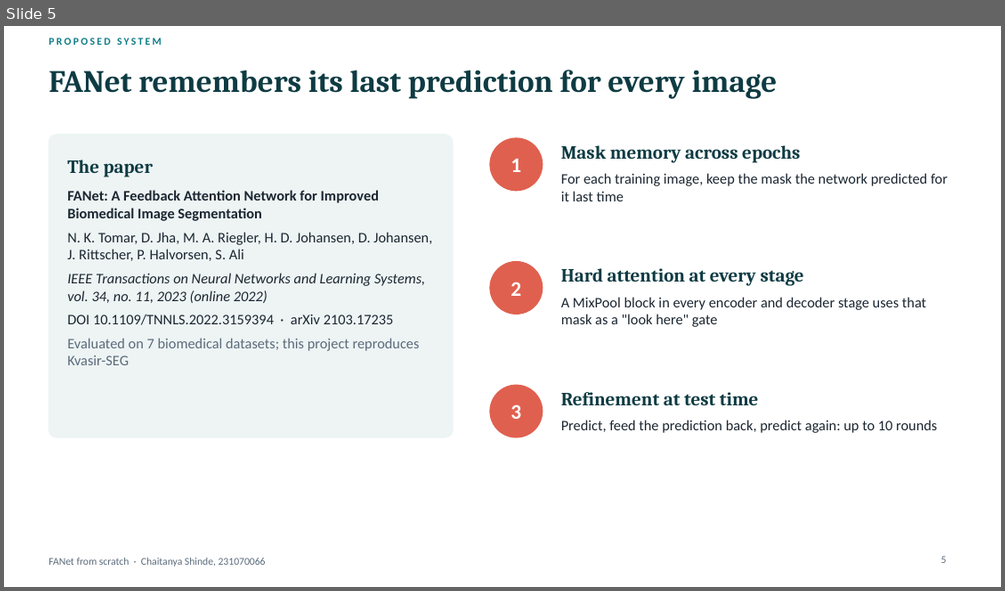
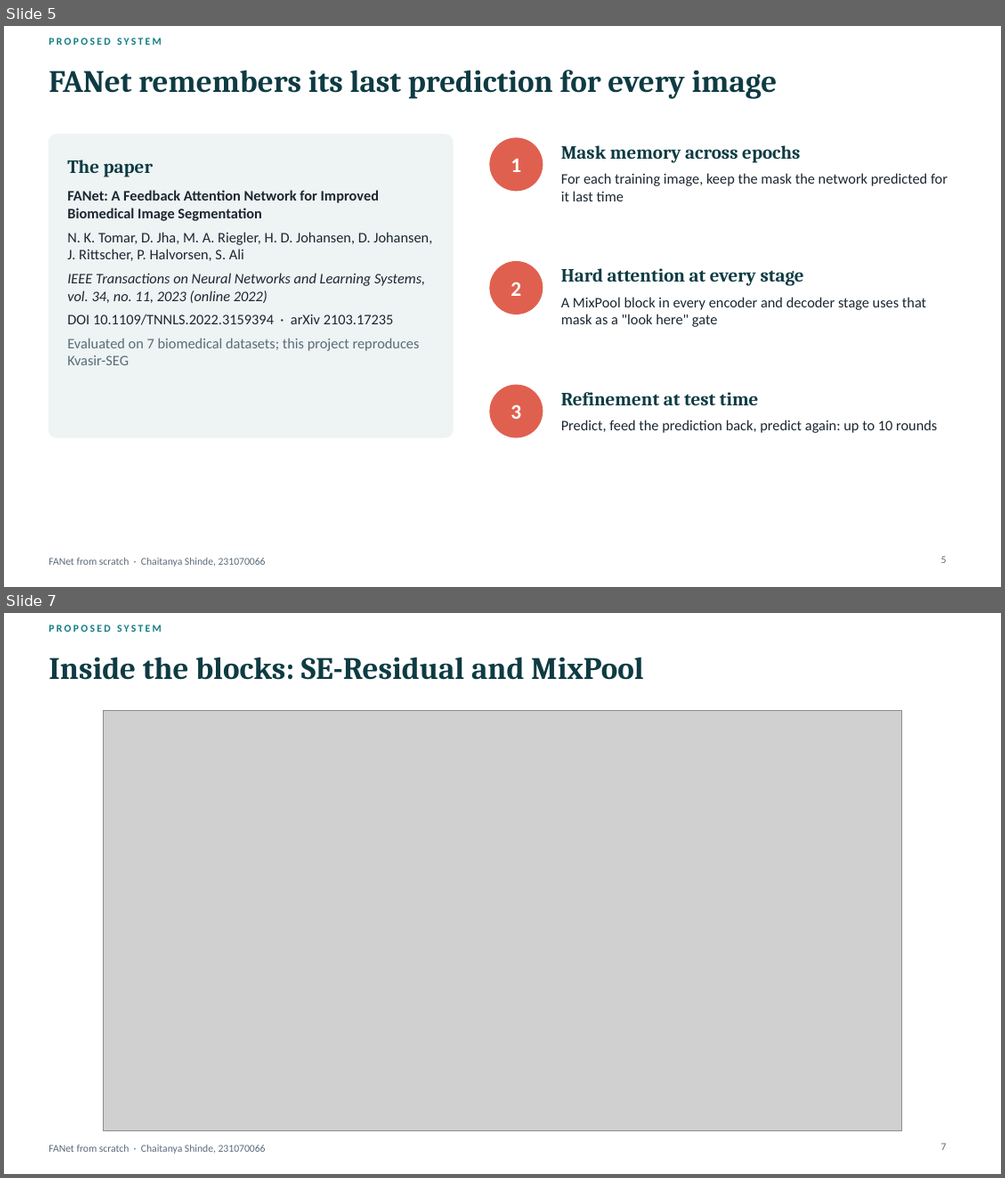
Before and after one commit to Chaitanya-666/DLproject, a slide deck: presentation/FANet_ChaitanyaShinde_231070066.pptx. Shown one above the other, each under a label of ours: slide 5 before the commit, slides 5 and 7 after it; the slides between them are not shown. The pictures are 1005x591 and 1005x1178 pixels, drawn with LibreOffice and Linux fonts; fonts in the diff are those of the drawing; grey boxes stand for pictures. Boxes give left, top, right and bottom in pixels: in the first picture for what was removed or moved away, otherwise in the second. Text is boxed around its words. In the diff, an @@ line names an element or a change of style, - is before the commit and + after.

Commit message:
Paper-style diagrams (architecture with every layer and shape, SE-Residual + MixPool blocks, training/testing loop, data pipeline) on slides 6-8 and 10, in the report (15 pp, layer and parameter table) and the 101 guide; slide-8 augmentation wording fixed (cutout is image only)

```diff
--- a/presentation/FANet_ChaitanyaShinde_231070066.pptx
+++ b/presentation/FANet_ChaitanyaShinde_231070066.pptx
@@ slide 7 added at (4, 613, 1001, 1174), background #FFFFFF; not listed: 1 template element that a slide beside it also shows @@
@@ text added at (48, 625, 162, 632), 10 pt, text #0F7C86, bold @@
+PROPOSED SYSTEM
@@ title added at (48, 657, 644, 680), 30 pt, text #0E3B43, bold @@
+Inside the blocks: SE-Residual and MixPool
@@ picture added at (104, 710, 902, 1130) @@
@@ page number added at (941, 1143, 947, 1150), 10 pt, text #5A6B7B @@
+7
```
Also in this commit, not shown: 2 slides changed, 1 other slide added, 2 slides removed, 43 other files.
